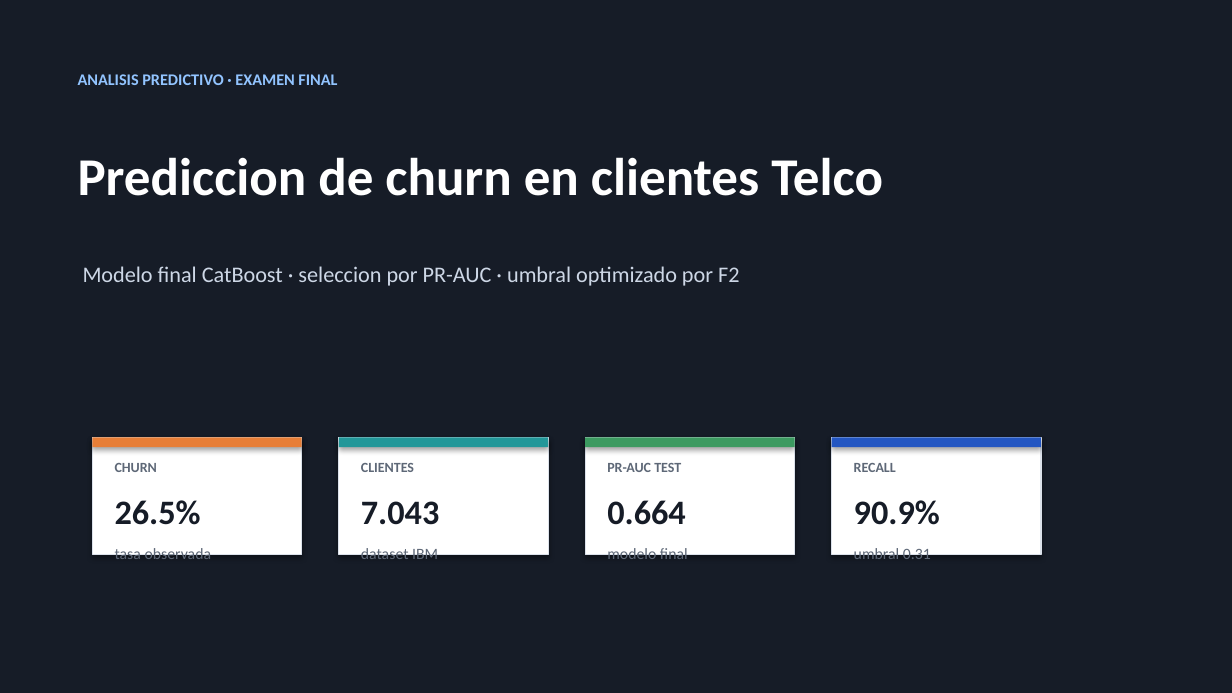
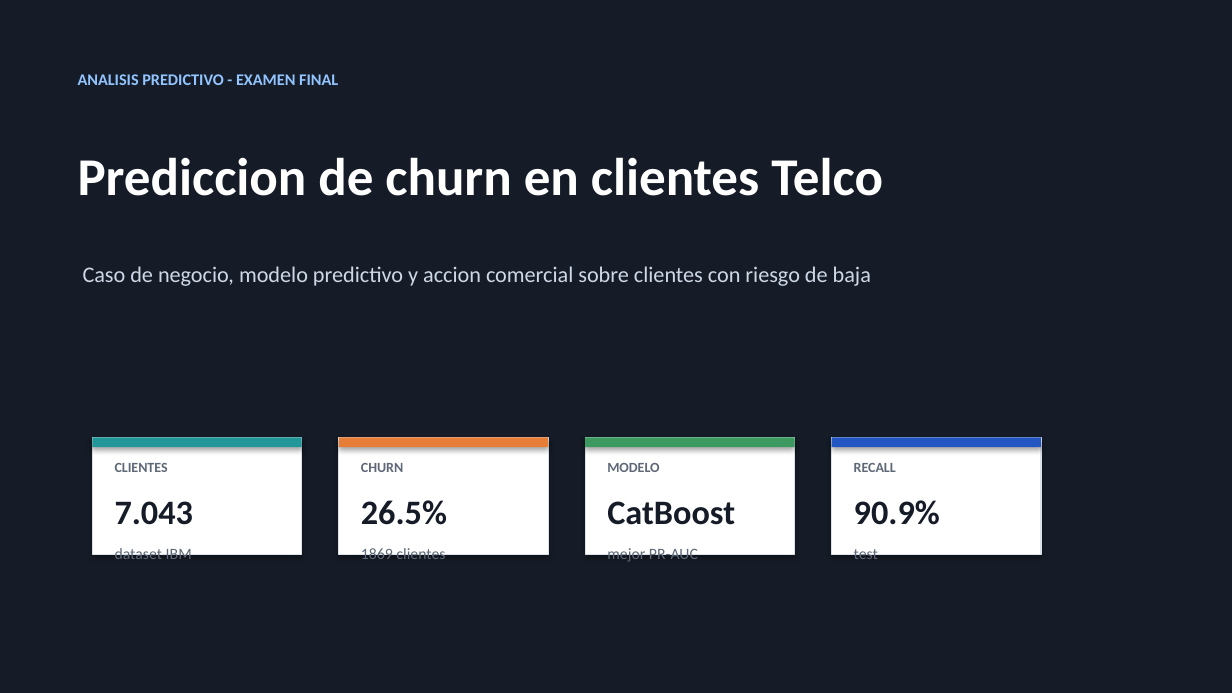
Before and after one commit to matigold22/Final_Predictiva, a slide deck: slide 1 of presentation/final/Presentacion_Final_Churn_Redesign.pptx. Drawn at 1232x693 pixels with LibreOffice and Linux fonts; fonts in the diff are those of the drawing. Boxes give left, top, right and bottom in pixels: in the first picture for what was removed or moved away, otherwise in the second. Text is boxed around its words. In the diff, an @@ line names an element or a change of style, - is before the commit and + after.

```diff
--- a/presentation/final/Presentacion_Final_Churn_Redesign.pptx
+++ b/presentation/final/Presentacion_Final_Churn_Redesign.pptx
@@ text at (83,266,871,286): text changed @@
-Modelo final CatBoost · seleccion por PR-AUC · umbral optimizado por F2
+Caso de negocio, modelo predictivo y accion comercial sobre clientes con riesgo de baja
@@ rectangle at (92,437,302,447): fill #E77E37 to #229799 @@
@@ rectangle at (339,437,548,447): fill #229799 to #E77E37 @@
@@ text at (115,463,168,472): text changed @@
-CHURN
+CLIENTES
@@ text at (361,463,403,472): text changed @@
-CLIENTES
+CHURN
@@ text at (607,463,659,472): text changed @@
-PR-AUC TEST
+MODELO
@@ text at (115,501,193,525): text changed @@
-26.5%
+7.043
@@ text at (361,500,447,525): text changed @@
-7.043
+26.5%
@@ text at (607,501,735,525): text changed @@
-0.664
+CatBoost
@@ text at (115,545,192,563): text changed @@
-tasa observada
+dataset IBM
@@ text at (361,545,445,563): text changed @@
-dataset IBM
+1869 clientes
@@ text at (607,545,698,563): text changed @@
-modelo final
+mejor PR-AUC
@@ text at (854,545,878,563): text changed @@
-umbral 0.31
+test
```
Also in this commit, not shown: 9 other slides changed, 2 slides added, 2 slides removed, 5 other files.
